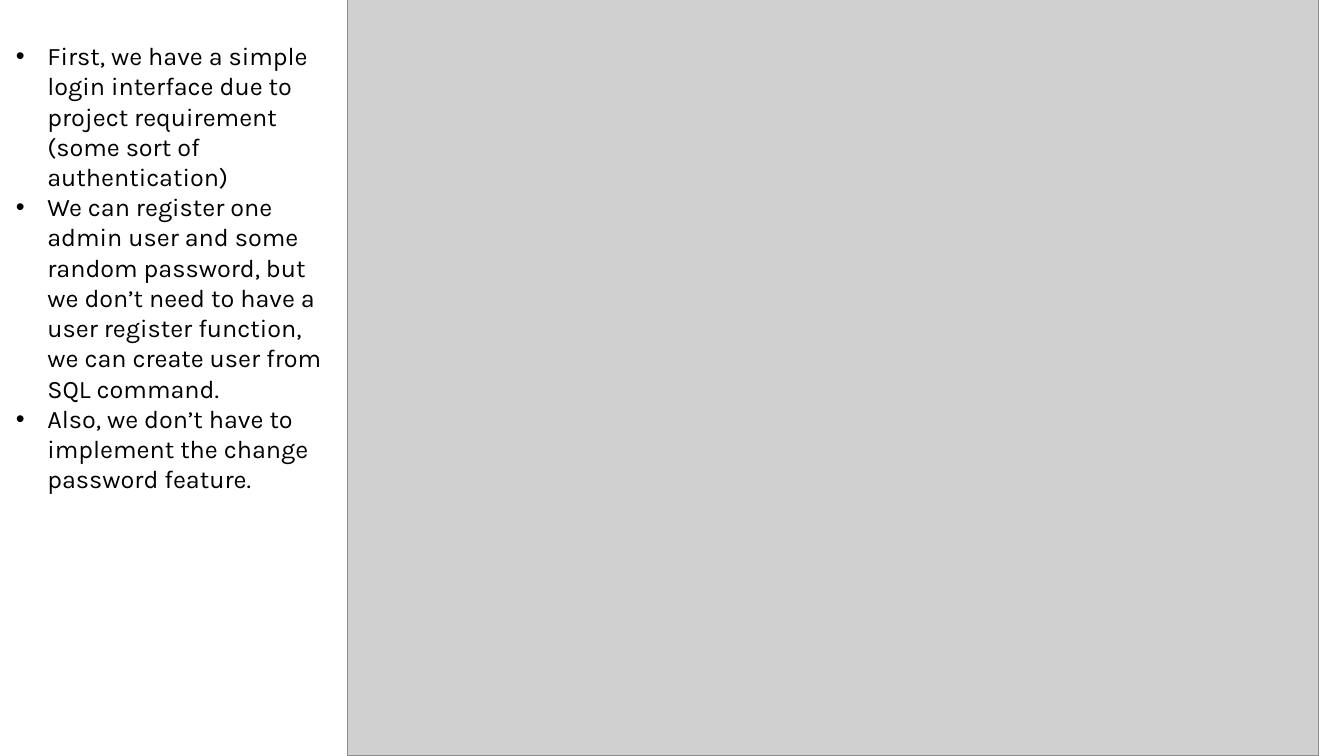
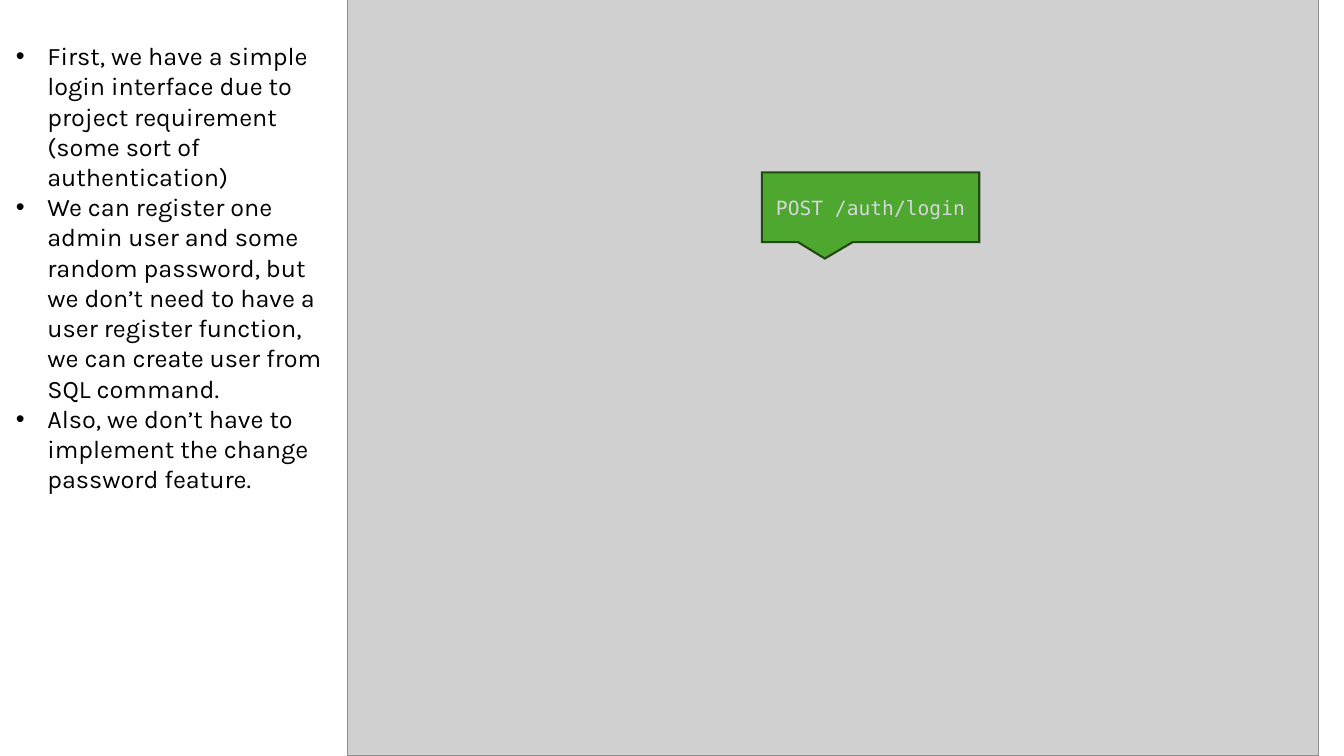
Before and after one commit to evianzhow/sep728-group-2-smart-farm, a slide deck: slide 2 of SEP728 Project Frontend Prototype.pptx. Drawn at 1344x756 pixels with LibreOffice and Linux fonts; fonts in the diff are those of the drawing; grey boxes stand for pictures. Boxes give left, top, right and bottom in pixels: in the first picture for what was removed or moved away, otherwise in the second. Text is boxed around its words. In the diff, an @@ line names an element or a change of style, - is before the commit and + after.

Commit message:
Added controller post event API

```diff
--- a/SEP728 Project Frontend Prototype.pptx
+++ b/SEP728 Project Frontend Prototype.pptx
@@ speech box added at (762,172,980,242), fill #4EA72E, outline #224914 1.5 pt, 14 pt, text #D6D6DD @@
+POST /auth/login
```
Also in this commit, not shown: 3 other slides changed, 1 slide added, 2 other files.
